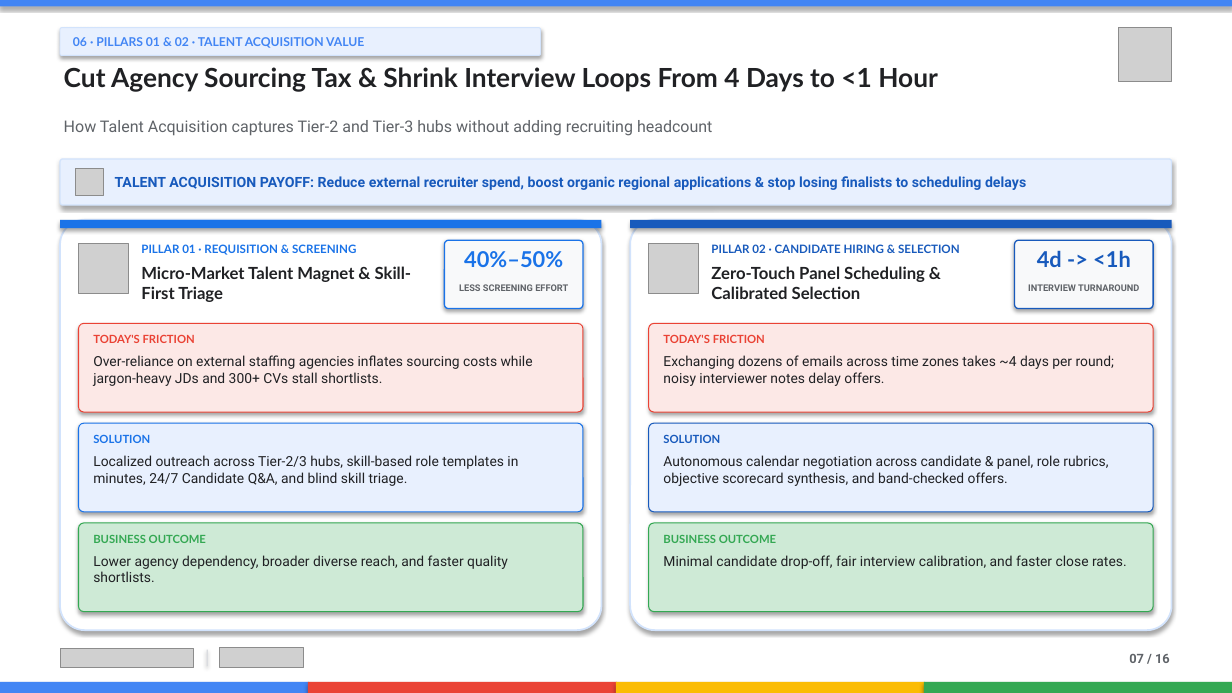
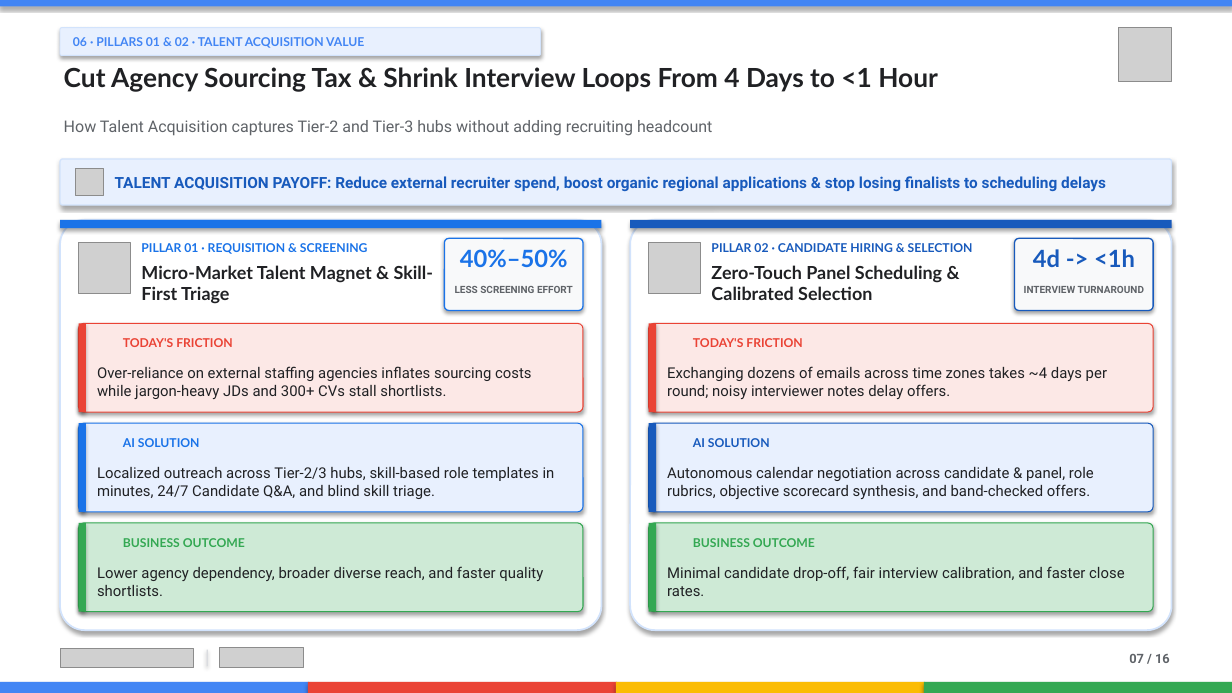
Before and after one commit to zuhaibp656/CHRO-Agentic-Transformation, a slide deck: slide 7 of CHRO_Agentic_Transformation_Keynote_v2.pptx. Drawn at 1232x693 pixels with LibreOffice and Linux fonts; fonts in the diff are those of the drawing; grey boxes stand for pictures; background and template pictures are left out. Boxes give left, top, right and bottom in pixels: in the first picture for what was removed or moved away, otherwise in the second. Text is boxed around its words. In the diff, an @@ line names an element or a change of style, - is before the commit and + after.

```diff
--- a/CHRO_Agentic_Transformation_Keynote_v2.pptx
+++ b/CHRO_Agentic_Transformation_Keynote_v2.pptx
@@ text "TALENT ACQUISITION PAYOFF: Reduce external ..." at (x1=115, y1=176, x2=1106, y2=192): size 11 to 12 pt @@
@@ text "PILLAR 01 · REQUISITION & ..." at (x1=141, y1=243, x2=368, y2=254): size 9 to 9.5 pt @@
@@ text "PILLAR 02 · CANDIDATE HIRING ..." at (x1=711, y1=243, x2=973, y2=252): size 9 to 9.5 pt @@
@@ text "Micro-Market Talent Magnet & Skill-First ..." at (x1=141, y1=265, x2=434, y2=304): size 13 to 14 pt @@
@@ text "40%–50%" at (x1=460, y1=249, x2=568, y2=268): size 17 to 18.5 pt @@
@@ text "Zero-Touch Panel Scheduling & Calibrated ..." at (x1=711, y1=265, x2=942, y2=300): size 13 to 14 pt @@
@@ text "4d -> <1h" at (x1=1033, y1=249, x2=1135, y2=267): size 17 to 18.5 pt @@
@@ text "LESS SCREENING EFFORT" at (x1=455, y1=286, x2=573, y2=293): size 7.2 to 7.8 pt @@
@@ text "INTERVIEW TURNAROUND" at (x1=1024, y1=286, x2=1144, y2=293): size 7.2 to 7.8 pt @@
@@ rectangle added at (x1=79, y1=323, x2=86, y2=412), fill #EA4335 @@
@@ rectangle added at (x1=649, y1=323, x2=656, y2=412), fill #EA4335 @@
@@ text "TODAY'S FRICTION" moved from (x1=93, y1=335, x2=195, y2=343) to (x1=123, y1=338, x2=232, y2=347) @@
@@ text "TODAY'S FRICTION" moved from (x1=663, y1=335, x2=765, y2=343) to (x1=693, y1=338, x2=802, y2=347) @@
@@ rectangle added at (x1=79, y1=423, x2=86, y2=512), fill #1A73E8 @@
@@ text "AI SOLUTION" at (x1=123, y1=438, x2=200, y2=447): vertical alignment top to middle @@
@@ text at (x1=123, y1=438, x2=200, y2=447): text changed; size 8.8 to 9.5 pt @@
-SOLUTION
+AI SOLUTION
@@ rectangle added at (x1=649, y1=423, x2=656, y2=512), fill #185ABC @@
@@ text "AI SOLUTION" at (x1=693, y1=438, x2=770, y2=447): vertical alignment top to middle @@
@@ text at (x1=693, y1=438, x2=770, y2=447): text changed; size 8.8 to 9.5 pt @@
-SOLUTION
+AI SOLUTION
@@ rectangle added at (x1=79, y1=523, x2=86, y2=612), fill #34A853 @@
@@ text "BUSINESS OUTCOME" moved from (x1=93, y1=535, x2=206, y2=543) to (x1=123, y1=538, x2=245, y2=547) @@
@@ rectangle added at (x1=649, y1=523, x2=656, y2=612), fill #34A853 @@
@@ size 8.8 to 9.5 pt; vertical alignment top to middle in 4 elements at (x1=123, y1=338, x2=232, y2=347), (x1=693, y1=338, x2=802, y2=347), (x1=123, y1=538, x2=245, y2=547), (x1=693, y1=538, x2=815, y2=547) @@
@@ text "BUSINESS OUTCOME" moved from (x1=663, y1=535, x2=776, y2=543) to (x1=693, y1=538, x2=815, y2=547) @@
@@ size 10.8 to 11.6 pt; vertical alignment top to middle in 6 elements at (x1=667, y1=366, x2=1107, y2=399), (x1=667, y1=467, x2=1094, y2=499), (x1=667, y1=566, x2=1124, y2=596), (x1=97, y1=366, x2=532, y2=399), (x1=97, y1=467, x2=555, y2=499), (x1=97, y1=566, x2=543, y2=596) @@
```
Also in this commit, not shown: 11 other slides changed, 8 other files.
